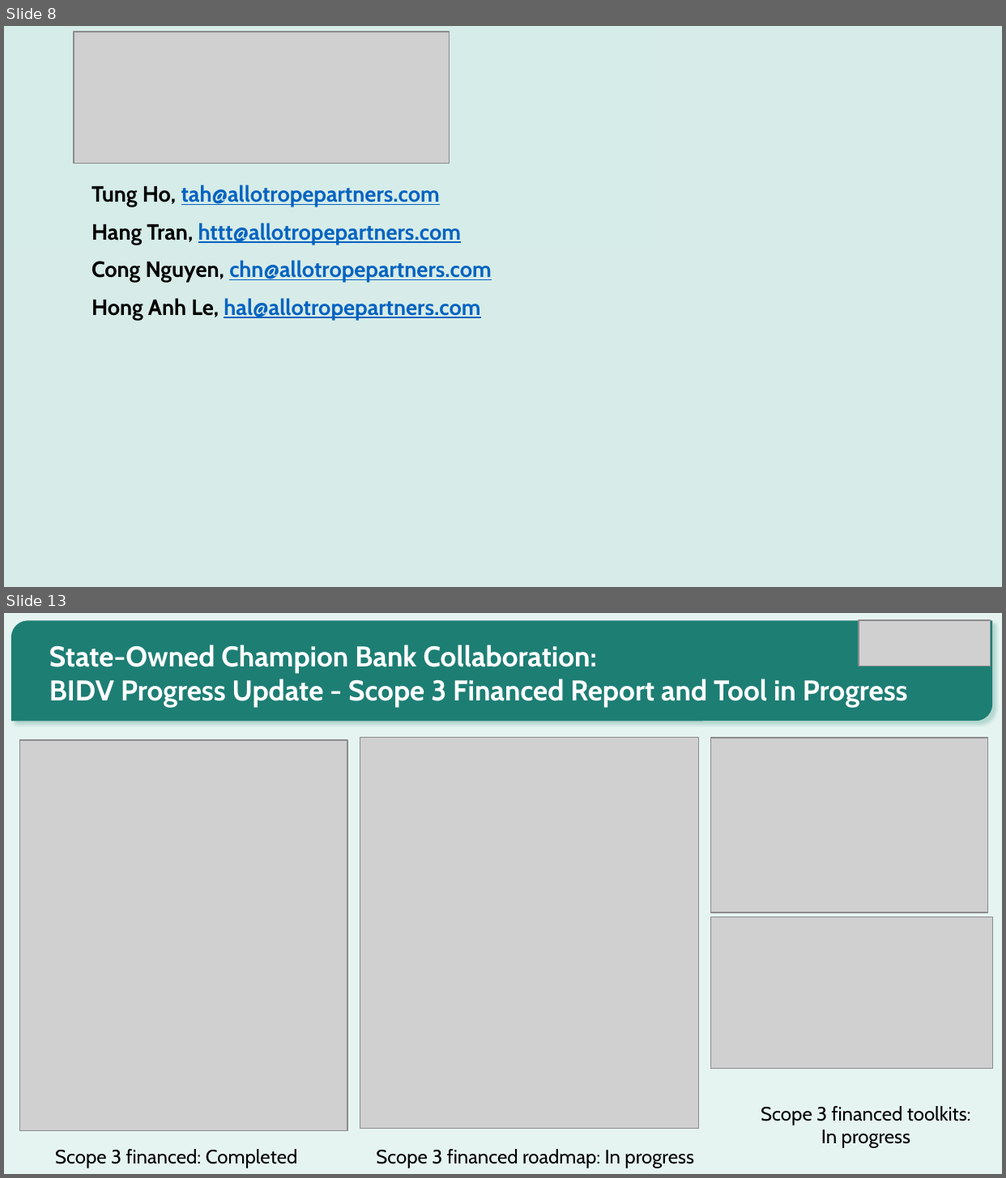
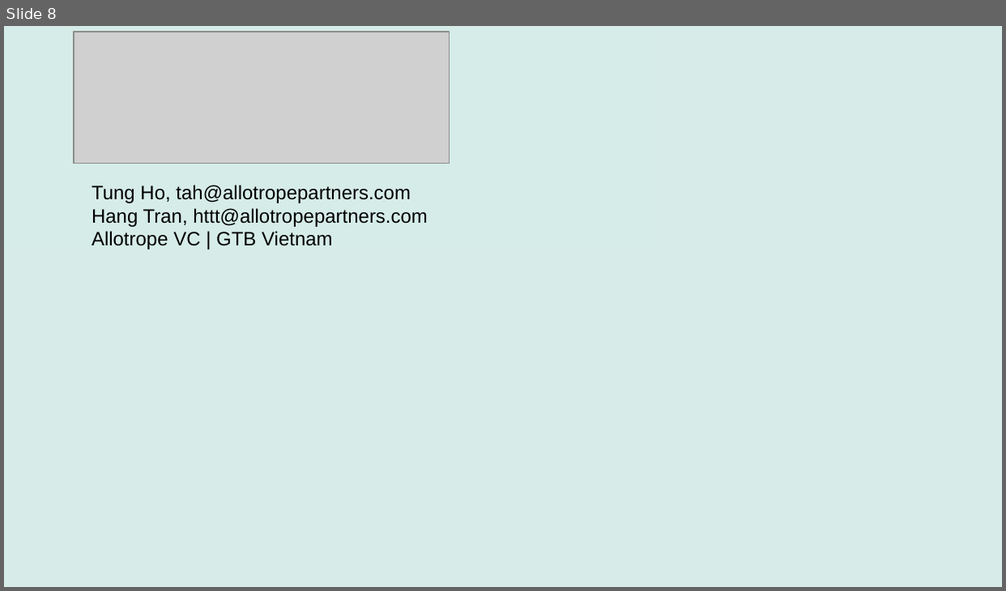
Before and after one commit to tah-allotrope/pacta-trisk, a slide deck: present/bank_prospect_deck.pptx. Shown one above the other, each under a label of ours: slides 8 and 13 before the commit, slide 8 after it; the slides between them are not shown. The pictures are 1006x1178 and 1006x591 pixels, drawn with LibreOffice and Linux fonts; fonts in the diff are those of the drawing; grey boxes stand for pictures; background and template pictures are left out. Boxes give left, top, right and bottom in pixels: in the first picture for what was removed or moved away, otherwise in the second. Text is boxed around its words. In the diff, an @@ line names an element or a change of style, - is before the commit and + after.

Commit message:
PHASE-03: build_deck.py script, 15-slide prospect deck, render QA PNGs, phase report

```diff
--- a/present/bank_prospect_deck.pptx
+++ b/present/bank_prospect_deck.pptx
@@ slide 13 removed at box(4, 613, 1002, 1174), background #E6F4F1 @@
@@ round diag rect removed at box(11, 621, 992, 722) @@
@@ picture removed at box(859, 620, 990, 666) @@
@@ title removed at box(49, 645, 908, 707) @@
-State-Owned Champion Bank Collaboration:
-BIDV Progress Update - Scope 3 Financed Report and Tool in Progress
@@ picture removed at box(20, 739, 348, 1131) @@
@@ picture removed at box(360, 738, 698, 1129) @@
@@ picture removed at box(710, 738, 988, 914) @@
@@ picture removed at box(710, 918, 992, 1069) @@
@@ text removed at box(761, 1106, 971, 1148) @@
-Scope 3 financed toolkits: In progress
@@ text removed at box(55, 1149, 297, 1169) @@
-Scope 3 financed: Completed
@@ text removed at box(376, 1149, 693, 1169) @@
-Scope 3 financed roadmap: In progress
@@ slide 8 changed as well @@
@@ text at box(91, 185, 428, 227): size 16 to 14 pt, font Cabin to Arial, bold off in "Tung Ho, tah@allotropepartners.com", "Hang Tran, httt@allotropepartners.com"; text colour #0563C1 to #000000, underline off in "tah@allotropepartners.com", "httt@allotropepartners.com"; less space between paragraphs @@
@@ text at box(91, 231, 333, 250): text changed; size 16 to 14 pt; font Cabin to Arial; text colour #0563C1 to #000000; bold off @@
-Cong Nguyen, chn@allotropepartners.com
-Hong Anh Le, hal@allotropepartners.com
+Allotrope VC | GTB Vietnam
```
Also in this commit, not shown: 9 other slides changed, 5 slides added, 14 other slides removed, 27 other files.
